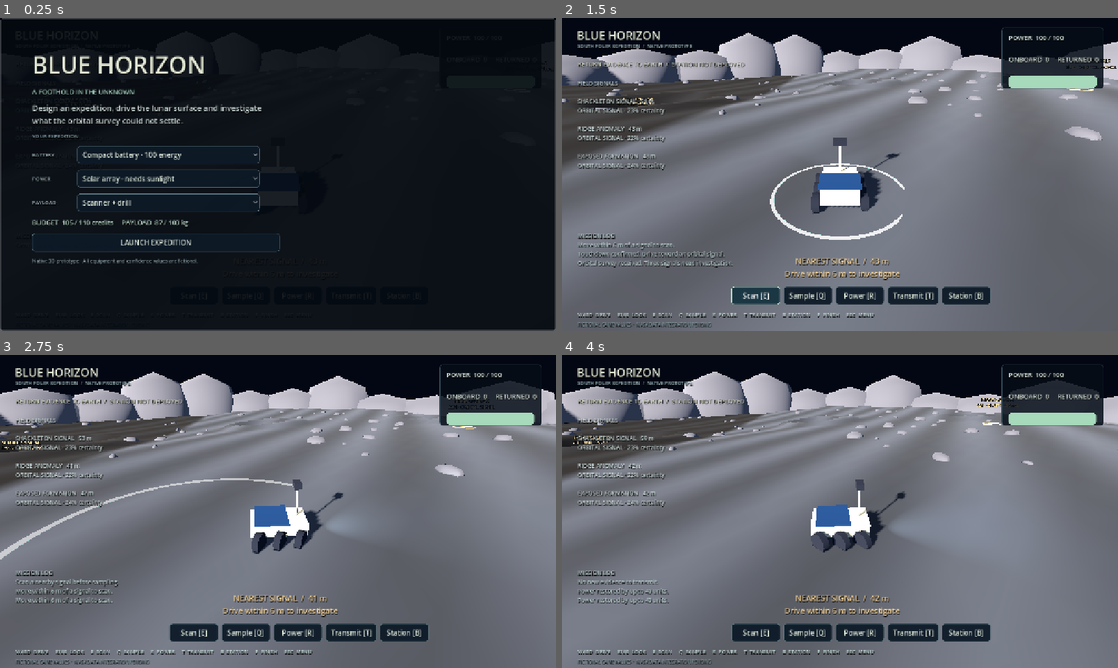
Above: before the commit, frames 1-4 (two rows, left to right).
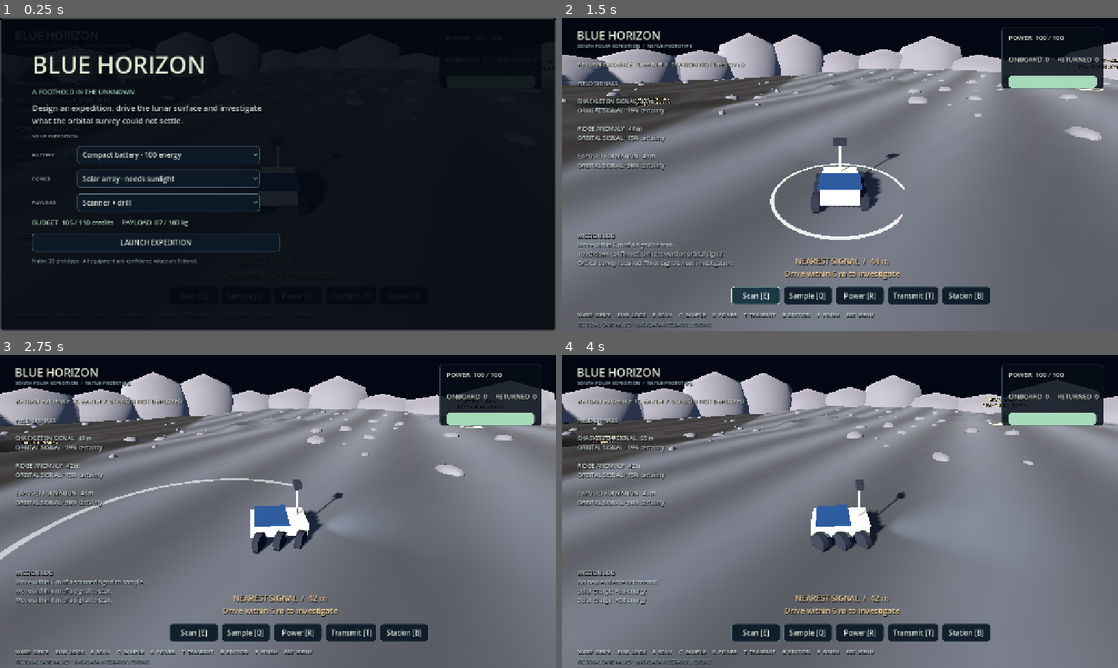
Above: after the commit, the same moments.

Repository: aringhosh13/space-mission-design-game
Game: Godot game, scene res://scenes/main.tscn
The game is run twice, just before and just after one commit, with the same random seed, the same clock (stepped at 60 frames per second) and the same inputs.
Inputs (mouse positions are in pixels of both pictures, inside the frame that each line leads up to):
- Up to frame 1 (0.25 s): no input
- Up to frame 2 (1.5 s): click "LAUNCH EXPEDITION" at 0.5 s; click "Scan [E]" at 1.25 s
- Up to frame 3 (2.75 s): tap Enter at 2 s; move the mouse to (400, 495) at 2.02 s; hold D from 2.03 s (still down); tap E at 2.1 s; click (400, 495) at 2.17 s; tap Q at 2.3 s
- Up to frame 4 (4 s): move the mouse to (728, 527) at 2.77 s; release D at 2.78 s; hold S 2.78-3.53 s; tap Q at 2.85 s; tap R at 3.05, 3.6 s; move the mouse to (895, 442) at 3.52 s; hold D from 3.53 s (still down); tap T at 3.8 s

The runs differ from the first frame. In frame 2, 0.3% of the frame differs, in the area x 10-100%, y 13-80%; in frame 3, 0.5%; in frame 4, 0.6%, in the area x 2-84%, y 13-80%.

Commit message:
Port mission simulation to native GDScript
Replaces the adapter's preview backend with a pure GDScript simulation
behind the unchanged five-method adapter and state schema (contract v1).
Distance-based, frame-independent movement charging; design review;
scan/sample progression; seeded hidden false positives with integer
confidence; solar and fuel-cell rules; transmission; persistent station
position; closed-mission immutability; unchanged score principle.
Differences from the preview are documented in simulation/README.md.

Co-Authored-By: Claude Opus 5.5 <noreply@anthropic.com>
Claude-Session: https://claude.ai/code/session_01C3hRgYji4C55E9p38a6jXq

Diff:
--- /dev/null
+++ b/godot/simulation/design.gd
@@ -0,0 +1,29 @@
+extends RefCounted
+## Equipment design review. Pure: no nodes, input or rendering.
+const Rules = preload("res://simulation/rules.gd")
+
+static func is_known_config(config: Dictionary) -> bool:
+	for slot in Rules.SLOTS:
+		if not str(config.get(slot, "")) in Rules.SLOTS[slot]: return false
+	return true
+
+static func review(config: Dictionary) -> Dictionary:
+	var cost: int = Rules.BASE_COST
+	var mass: int = Rules.BASE_MASS
+	var warnings: Array[String] = []
+	for slot in Rules.SLOTS:
+		var choice: String = str(config.get(slot, ""))
+		if not choice in Rules.SLOTS[slot]:
+			warnings.append("Choose a valid %s before launch." % Rules.SLOT_NAMES[slot])
+			continue
+		cost += int(Rules.PARTS[choice].cost)
+		mass += int(Rules.PARTS[choice].mass)
+	if cost > Rules.BUDGET:
+		warnings.append("Over budget by %d credits. Try a lighter equipment package." % (cost - Rules.BUDGET))
+	if mass > Rules.MASS_LIMIT:
+		warnings.append("Over launch mass limit by %d kg. Remove a heavier component." % (mass - Rules.MASS_LIMIT))
+	return {"cost": cost, "mass": mass, "budget": Rules.BUDGET, "mass_limit": Rules.MASS_LIMIT, "warnings": warnings}
+
+static func battery_capacity(config: Dictionary) -> float:
+	if not is_known_config(config): return 0.0
+	return float(Rules.PARTS[str(config.battery)].capacity)
--- /dev/null
+++ b/godot/simulation/evidence.gd
@@ -0,0 +1,59 @@
+extends RefCounted
+## Scientific confidence and reproducible false positives (native port of the TypeScript evidence model).
+##
+## `confidence` is the integer 0–100 certainty in a site's current `finding`, NOT the probability that
+## the resource exists.
+##
+##   finding       reached by                        confidence (fictional ranges)
+##   unconfirmed   orbital survey, mission creation  15–30
+##   probable      scan (preliminary evidence)       genuine 50–70, false positive 35–55 (overlapping)
+##   confirmed     sample of a genuine signal        85–95
+##   ruled-out     sample of a false positive        80–95
+##
+## Transitions only move forward, once each: unconfirmed --scan--> probable --sample--> confirmed | ruled-out.
+##
+## Whether a signal is genuine is a pure function of (mission seed, site id). It is never stored in the
+## mission state or drawn from a shared random stream, so revisiting, repeating actions, visiting in a
+## different order, choosing different equipment, replaying, or running at another frame rate cannot
+## reroll it. Each draw uses its own RandomNumberGenerator seeded from a 32-bit FNV-1a hash.
+##
+## Native outcomes intentionally differ from the TypeScript engine's (different PRNG and hash input);
+## they are reproducible within Godot. All chances and ranges are FICTIONAL BALANCING VALUES.
+
+const FALSE_POSITIVE_CHANCE: Dictionary = {"ice": 0.35, "minerals": 0.30, "geology": 0.0}
+const ORBITAL: Vector2i = Vector2i(15, 30)
+const SCAN_GENUINE: Vector2i = Vector2i(50, 70)
+const SCAN_FALSE_POSITIVE: Vector2i = Vector2i(35, 55)
+const CONFIRMED: Vector2i = Vector2i(85, 95)
+const RULED_OUT: Vector2i = Vector2i(80, 95)
+
+## 32-bit FNV-1a over the UTF-8 bytes of "seed|site id|purpose".
+static func stream_seed(mission_seed: int, site_id: String, purpose: String) -> int:
+	var h: int = 0x811c9dc5
+	for byte in ("%d|%s|%s" % [mission_seed, site_id, purpose]).to_utf8_buffer():
+		h = ((h ^ byte) * 0x01000193) & 0xffffffff
+	return h
+
+static func _rng(mission_seed: int, site_id: String, purpose: String) -> RandomNumberGenerator:
+	var rng := RandomNumberGenerator.new()
+	rng.seed = stream_seed(mission_seed, site_id, purpose)
+	return rng
+
+static func _draw(mission_seed: int, site_id: String, purpose: String, bounds: Vector2i) -> int:
+	return _rng(mission_seed, site_id, purpose).randi_range(bounds.x, bounds.y)
+
+static func is_false_positive(mission_seed: int, site: Dictionary) -> bool:
+	var chance: float = float(FALSE_POSITIVE_CHANCE.get(str(site.kind), 0.0))
+	return _rng(mission_seed, str(site.id), "truth").randf() < chance
+
+static func orbital(mission_seed: int, site_id: String) -> Dictionary:
+	return {"finding": "unconfirmed", "confidence": _draw(mission_seed, site_id, "orbital", ORBITAL)}
+
+static func scan(mission_seed: int, site: Dictionary) -> Dictionary:
+	var bounds: Vector2i = SCAN_FALSE_POSITIVE if is_false_positive(mission_seed, site) else SCAN_GENUINE
+	return {"finding": "probable", "confidence": _draw(mission_seed, str(site.id), "scan", bounds)}
+
+static func sample(mission_seed: int, site: Dictionary) -> Dictionary:
+	if is_false_positive(mission_seed, site):
+		return {"finding": "ruled-out", "confidence": _draw(mission_seed, str(site.id), "sample", RULED_OUT)}
+	return {"finding": "confirmed", "confidence": _draw(mission_seed, str(site.id), "sample", CONFIRMED)}
--- a/godot/simulation/mission_engine.gd
+++ b/godot/simulation/mission_engine.gd
@@ -1,20 +1,227 @@
 extends RefCounted
-## CLAUDE OWNERSHIP: replace this facade's preview backend with the native production port.
-## Keep these methods and state keys compatible with shared/mission_contract.gd.
-const Preview = preload("res://preview/mission_preview.gd")
-var backend = Preview.new()
+## CLAUDE OWNERSHIP. Native production mission simulation (port of the tested TypeScript engine).
+##
+## Pure state transitions: no Nodes, input, physics, rendering, network or wall-clock time.
+## Every public method returns a NEW state Dictionary and never mutates its input.
+## Keeps the five adapter methods and the state schema in shared/mission_contract.gd plus the preview:
+##   seed, phase, config, position (Vector3), energy, max_energy, fuel_cells, science_collected,
+##   science_returned, distance_travelled, outpost_deployed, outpost_position (null | Vector3),
+##   sites (Array of {id, name, kind, position, scanned, sampled, finding, confidence}), log (newest first).
+##
+## Intentional differences from the temporary preview, all documented in simulation/README.md:
+## solar designs carry 0 fuel cells; moves the battery cannot fully pay for are shortened to what it
+## can pay for (instead of being dropped); rejected actions explain themselves in the log.
+const Rules = preload("res://simulation/rules.gd")
+const Design = preload("res://simulation/design.gd")
+const Evidence = preload("res://simulation/evidence.gd")
+
+const ACTIONS: Array[String] = ["launch", "scan", "sample", "recharge", "transmit", "deploy", "finish"]
+
+# ----------------------------------------------------------------------------------------- adapter
+
+func review_design(config: Dictionary) -> Dictionary:
+	return Design.review(config)
 
 func create_mission(config: Dictionary, mission_seed: int) -> Dictionary:
-	return backend.create_mission(config, mission_seed)
-
-func review_design(config: Dictionary) -> Dictionary:
-	return backend.review_design(config)
-
-func move_rover(state: Dictionary, proposed_position: Vector3) -> Dictionary:
-	return backend.move_rover(state, proposed_position)
-
-func act(state: Dictionary, action: String) -> Dictionary:
-	return backend.act(state, action)
+	var rules: Dictionary = Rules.MOON
+	var capacity: float = Design.battery_capacity(config)
+	return {
+		"seed": mission_seed,
+		"phase": "planning",
+		"config": config.duplicate(true),
+		"position": Vector3.ZERO,
+		"energy": capacity,
+		"max_energy": capacity,
+		"fuel_cells": int(rules.fuel_cell_supplies) if str(config.get("power", "")) == "fuel-cell" else 0,
+		"science_collected": 0,
+		"science_returned": 0,
+		"distance_travelled": 0.0,
+		"outpost_deployed": false,
+		"outpost_position": null,
+		"sites": generate_sites(mission_seed, rules),
+		"log": [str(rules.intro)],
+	}
+
+## The scene proposes a collision-resolved position; the simulation authorizes it and charges
+## energy for the horizontal metres actually travelled. Charging is linear in distance, so equal
+## travel split across any number of frames costs the same energy.
+func move_rover(original: Dictionary, proposed: Vector3) -> Dictionary:
+	var s: Dictionary = original.duplicate(true)
+	if s.phase != "surface" or not proposed.is_finite(): return s
+	var rules: Dictionary = surface_rules(s)
+	var limit: float = float(rules.map_limit)
+	var target := Vector3(clampf(proposed.x, -limit, limit), proposed.y, clampf(proposed.z, -limit, limit))
+	var start: Vector3 = s.position
+	var distance: float = flat_distance(start, target)
+	if distance <= 0.0:
+		s.position = target  # vertical settling only: free
+		return s
+	var cost: float = distance * float(rules.move_energy_per_m)
+	var energy: float = float(s.energy)
+	if cost <= energy + Rules.EPSILON:
+		s.position = target
+		s.energy = maxf(0.0, energy - cost)
+		s.distance_travelled = float(s.distance_travelled) + distance
+	else:
+		# Travel only as far as the remaining energy pays for, along the proposed path.
+		var fraction: float = energy / cost
+		s.position = start.lerp(target, fraction)
+		s.distance_travelled = float(s.distance_travelled) + distance * fraction
+		s.energy = 0.0
+		if energy > 0.0: _record(s, "Battery depleted. Recharge or close the mission.")
+	return s
+
+func act(original: Dictionary, action: String) -> Dictionary:
+	var s: Dictionary = original.duplicate(true)
+	if s.phase == "complete": return s
+	if not action in ACTIONS:
+		_record(s, "Unrecognised command ignored.")
+		return s
+	if action == "launch":
+		if s.phase != "planning":
+			_record(s, "The expedition has already launched.")
+			return s
+		var review: Dictionary = Design.review(s.config)
+		if not review.warnings.is_empty():
+			_record(s, "Launch blocked. " + " ".join(review.warnings))
+			return s
+		s.phase = "surface"
+		_record(s, "Touchdown confirmed. Drive toward an orbital signal.")
+		return s
+	if s.phase != "surface":
+		_record(s, "Launch the expedition before surface operations.")
+		return s
+	var rules: Dictionary = surface_rules(s)
+	match action:
+		"scan": _scan(s, rules)
+		"sample": _sample(s, rules)
+		"recharge": _recharge(s, rules)
+		"transmit": _transmit(s, rules)
+		"deploy": _deploy(s, rules)
+		"finish":
+			s.phase = "complete"
+			_record(s, "Expedition closed. Preparing mission report.")
+	return s
 
 func get_report(state: Dictionary) -> Dictionary:
-	return backend.get_report(state)
+	var rules: Dictionary = surface_rules(state)
+	var confirmed: int = 0
+	var ruled_out: int = 0
+	for site in state.sites:
+		if site.finding == "confirmed": confirmed += 1
+		elif site.finding == "ruled-out": ruled_out += 1
+	var max_science: float = float(state.sites.size() * (int(rules.scan_science) + int(rules.sample_science)))
+	var share: float = minf(1.0, float(state.science_returned) / max_science) if max_science > 0.0 else 0.0
+	var raw: float = share * Rules.SCORE_SCIENCE_WEIGHT + (Rules.SCORE_STATION_POINTS if state.outpost_deployed else 0.0)
+	return {
+		"score": clampi(roundi(raw), 0, 100),
+		"confirmed_sites": confirmed,
+		"ruled_out_sites": ruled_out,
+		"science_returned": state.science_returned,
+		"science_lost": maxi(0, int(state.science_collected) - int(state.science_returned)),
+		"outpost_operational": state.outpost_deployed,
+	}
+
+# ----------------------------------------------------------------------------------------- helpers
+
+## Rules for the surface this mission is on. Contract v1 has a single lunar surface.
+func surface_rules(_state: Dictionary) -> Dictionary:
+	return Rules.MOON
+
+static func flat_distance(a: Vector3, b: Vector3) -> float:
+	return Vector2(a.x - b.x, a.z - b.z).length()
+
+static func generate_sites(mission_seed: int, rules: Dictionary) -> Array:
+	var rng := RandomNumberGenerator.new()
+	rng.seed = Evidence.stream_seed(mission_seed, "layout", "sites")
+	var jitter: float = float(rules.site_jitter)
+	var sites: Array = []
+	for template in rules.sites:
+		var point: Vector3 = template.position + Vector3(rng.randf_range(-jitter, jitter), 0.0, rng.randf_range(-jitter, jitter))
+		var site: Dictionary = {"id": template.id, "name": template.name, "kind": template.kind,
+			"position": point, "scanned": false, "sampled": false}
+		site.merge(Evidence.orbital(mission_seed, str(template.id)))
+		sites.append(site)
+	return sites
+
+## The single site within interaction range, choosing the closest if ranges ever overlap.
+static func site_in_range(position: Vector3, sites: Array, interaction_range: float) -> Dictionary:
+	var best: Dictionary = {}
+	var best_distance: float = INF
+	for site in sites:
+		var d: float = flat_distance(position, site.position)
+		if d <= interaction_range + Rules.EPSILON and d < best_distance:
+			best = site
+			best_distance = d
+	return best
+
+static func is_lit(position: Vector3, rules: Dictionary) -> bool:
+	return position.x >= float(rules.shade_boundary_x)
+
+static func _record(s: Dictionary, message: String) -> void:
+	s.log.push_front(message)
+	if s.log.size() > Rules.MAX_LOG_LINES: s.log.resize(Rules.MAX_LOG_LINES)
+
+static func _spend(s: Dictionary, amount: float) -> bool:
+	if float(s.energy) + Rules.EPSILON < amount:
+		_record(s, "Not enough power: %.1f needed, %.1f available. Recharge or close the mission." % [amount, float(s.energy)])
+		return false
+	s.energy = maxf(0.0, float(s.energy) - amount)
+	return true
+
+func _scan(s: Dictionary, rules: Dictionary) -> void:
+	var site: Dictionary = site_in_range(s.position, s.sites, float(rules.interaction_range))
+	if site.is_empty(): _record(s, "Move within %d m of a signal to scan." % int(rules.interaction_range))
+	elif site.scanned: _record(s, "%s has already been scanned. A drill sample can settle it." % site.name)
+	elif _spend(s, float(rules.scan_energy)):
+		site.scanned = true
+		site.merge(Evidence.scan(int(s.seed), site), true)
+		s.science_collected = int(s.science_collected) + int(rules.scan_science)
+		_record(s, "%s: preliminary %s evidence (%d%% confidence). A sample can confirm or rule it out." % [site.name, site.kind, site.confidence])
+
+func _sample(s: Dictionary, rules: Dictionary) -> void:
+	var site: Dictionary = site_in_range(s.position, s.sites, float(rules.interaction_range))
+	if str(s.config.get("instrument", "")) != "drill": _record(s, "Sampling needs the drill. Select it before launch.")
+	elif site.is_empty(): _record(s, "Move within %d m of a scanned signal to sample." % int(rules.interaction_range))
+	elif not site.scanned: _record(s, "Scan %s before sampling." % site.name)
+	elif site.sampled: _record(s, "%s sample already analysed. No new evidence." % site.name)
+	elif _spend(s, float(rules.sample_energy)):
+		site.sampled = true
+		site.merge(Evidence.sample(int(s.seed), site), true)
+		# A ruled-out signal is still a result: the sample characterises what produced the signal.
+		s.science_collected = int(s.science_collected) + int(rules.sample_science)
+		if site.finding == "confirmed":
+			_record(s, "%s: %s confirmed by sample (%d%% confidence)." % [site.name, site.kind, site.confidence])
+		else:
+			_record(s, "%s: sample rules out %s (%d%% confidence). Still useful evidence." % [site.name, site.kind, site.confidence])
+
+func _recharge(s: Dictionary, rules: Dictionary) -> void:
+	var solar: bool = str(s.config.get("power", "")) == "solar"
+	if float(s.energy) >= float(s.max_energy) - 0.01: _record(s, "Battery already full.")
+	elif solar and not is_lit(s.position, rules):
+		_record(s, "Solar charging unavailable in the shadow. Drive east of x = %d." % int(rules.shade_boundary_x))
+	elif not solar and int(s.fuel_cells) <= 0: _record(s, "Fuel cell supplies exhausted.")
+	else:
+		var amount: float = float(rules.recharge_amount) * (float(rules.solar_efficiency) if solar else 1.0)
+		if not solar: s.fuel_cells = int(s.fuel_cells) - 1
+		var before: float = float(s.energy)
+		s.energy = minf(float(s.max_energy), before + amount)
+		var source: String = "Solar charge" if solar else "Fuel cell used (%d left)" % s.fuel_cells
+		_record(s, "%s: +%.1f energy." % [source, float(s.energy) - before])
+
+func _transmit(s: Dictionary, rules: Dictionary) -> void:
+	var pending: int = int(s.science_collected) - int(s.science_returned)
+	if pending <= 0: _record(s, "No new evidence to transmit.")
+	elif _spend(s, float(rules.transmit_energy)):
+		s.science_returned = s.science_collected
+		_record(s, "%d science received on Earth." % pending)
+
+func _deploy(s: Dictionary, rules: Dictionary) -> void:
+	if s.outpost_deployed: _record(s, "Research station is already deployed.")
+	elif not is_lit(s.position, rules):
+		_record(s, "Find sunlight east of x = %d for the solar research station." % int(rules.shade_boundary_x))
+	elif _spend(s, float(rules.deploy_energy)):
+		s.outpost_deployed = true
+		var here: Vector3 = s.position
+		s.outpost_position = here
+		_record(s, "Research station deployed at X %.0f / Z %.0f." % [here.x, here.z])
--- /dev/null
+++ b/godot/simulation/rules.gd
@@ -0,0 +1,58 @@
+extends RefCounted
+## Native mission rules for the lunar surface (native contract v1).
+##
+## Every number here is a FICTIONAL BALANCING VALUE for gameplay, taken from godot/README.md
+## ("native playability values"). None is a NASA measurement, flight specification or validated
+## engineering figure. Budget, mass and science rewards match the TypeScript prototype.
+
+const BASE_COST: int = 35
+const BASE_MASS: int = 30
+const BUDGET: int = 110
+const MASS_LIMIT: int = 100
+
+## Catalogue parts. Battery capacity is in energy units.
+const PARTS: Dictionary = {
+	"compact": {"label": "Compact battery", "cost": 15, "mass": 12, "capacity": 100.0},
+	"extended": {"label": "Extended battery", "cost": 30, "mass": 28, "capacity": 160.0},
+	"solar": {"label": "Solar array", "cost": 20, "mass": 15},
+	"fuel-cell": {"label": "Fuel cell pack", "cost": 30, "mass": 24},
+	"scanner": {"label": "Surface scanner", "cost": 15, "mass": 10},
+	"drill": {"label": "Scanner + sample drill", "cost": 35, "mass": 30},
+}
+const SLOTS: Dictionary = {
+	"battery": ["compact", "extended"],
+	"power": ["solar", "fuel-cell"],
+	"instrument": ["scanner", "drill"],
+}
+const SLOT_NAMES: Dictionary = {"battery": "energy storage", "power": "power source", "instrument": "science payload"}
+
+## Lunar surface rules. Kept as one dictionary so other destinations can supply their own set.
+const MOON: Dictionary = {
+	"map_limit": 78.0,               # metres from the landing point on x and z
+	"interaction_range": 6.0,        # metres; scan/sample range
+	"shade_boundary_x": -18.0,       # x < -18 is the western shadow; x = -18 is lit
+	"solar_efficiency": 1.0,         # fraction of recharge_amount a solar array delivers
+	"move_energy_per_m": 0.16,       # energy per horizontal metre actually travelled
+	"scan_energy": 4.0,
+	"sample_energy": 8.0,
+	"transmit_energy": 3.0,
+	"deploy_energy": 12.0,
+	"recharge_amount": 40.0,
+	"scan_science": 15,
+	"sample_science": 25,
+	"fuel_cell_supplies": 3,
+	"site_jitter": 3.0,              # seeded offset of each site from its template, metres per axis
+	"sites": [
+		{"id": "a", "name": "SHACKLETON SIGNAL", "kind": "ice", "position": Vector3(-35, 0, -36)},
+		{"id": "b", "name": "RIDGE ANOMALY", "kind": "minerals", "position": Vector3(37, 0, -24)},
+		{"id": "c", "name": "EXPOSED FORMATION", "kind": "geology", "position": Vector3(25, 0, 40)},
+	],
+	"intro": "Orbital survey received. Three signals need investigation.",
+}
+
+const MAX_LOG_LINES: int = 8
+## Score: returned science is worth up to 70 points, an operational station 30 (unchanged principle).
+const SCORE_SCIENCE_WEIGHT: float = 70.0
+const SCORE_STATION_POINTS: float = 30.0
+## Tolerance for floating-point energy comparisons.
+const EPSILON: float = 0.000001
Not shown, added: godot/simulation/design.gd.uid
Not shown, added: godot/simulation/evidence.gd.uid
Not shown, added: godot/simulation/rules.gd.uid
